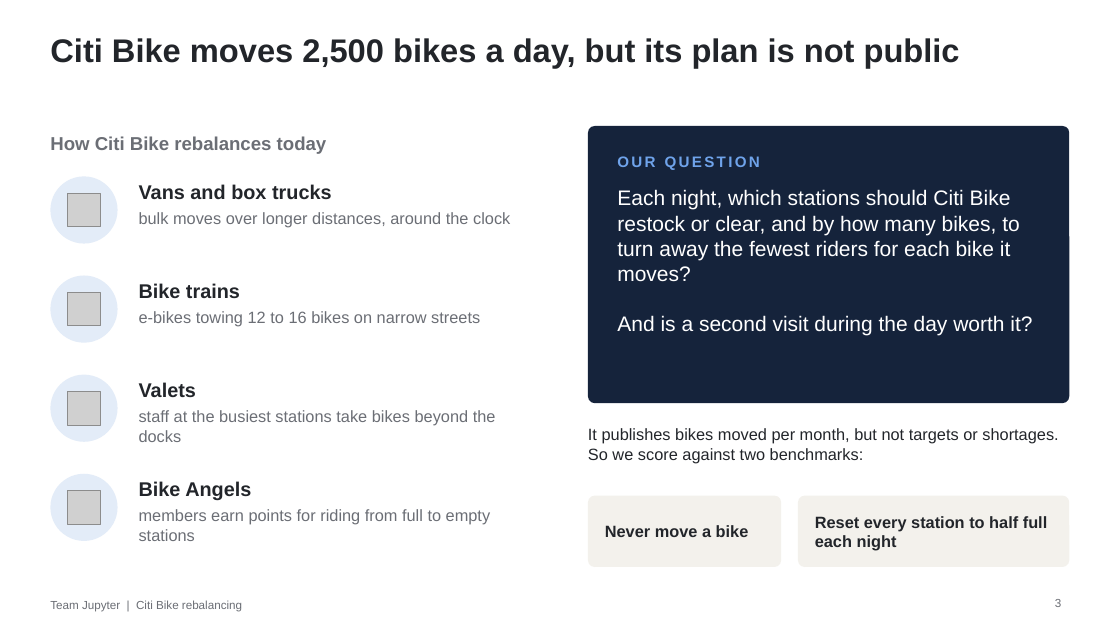
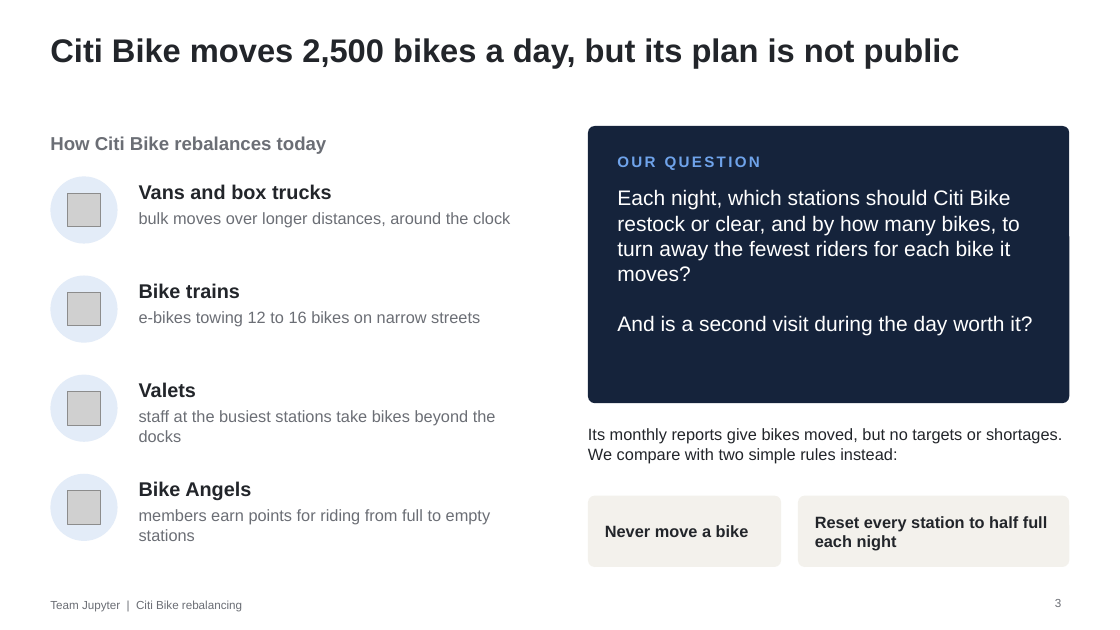
Before and after one commit to martin-gbeck/citibike-rebalancing, a slide deck: slide 3 of presentation/citibike-presentation.pptx. Drawn at 1120x630 pixels with LibreOffice and Linux fonts; fonts in the diff are those of the drawing; grey boxes stand for pictures. Boxes give left, top, right and bottom in pixels: in the first picture for what was removed or moved away, otherwise in the second. Text is boxed around its words. In the diff, an @@ line names an element or a change of style, - is before the commit and + after.

```diff
--- a/presentation/citibike-presentation.pptx
+++ b/presentation/citibike-presentation.pptx
@@ text at [588, 428, 1062, 463]: text changed @@
-It publishes bikes moved per month, but not targets or shortages. So we score against two benchmarks:
+Its monthly reports give bikes moved, but no targets or shortages. We compare with two simple rules instead:
```
Also in this commit, not shown: 15 other slides changed, 1 other file.
